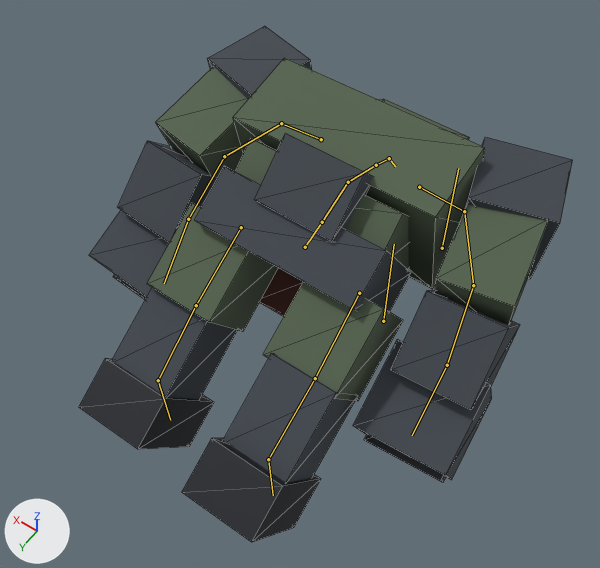
An edit to the glTF model assets/characters/siege_breaker/output/model.glb, drawn before and after from the same camera.
The view is the same before and after, from a camera (50 mm lens) standing at (-1.54, 3.19, 4.9) and looking at (-0.01, 1.06, 1.55). Every picture has the same lights, and +X, +Y and +Z are marked at lower left. The first picture is the older version. Both versions are drawn at frame 27 of the action 'death'; the numbers are the values there. The bones that bend it are drawn over the model as lines. Mesh edges are drawn as thin lines.

Names of what the first picture shows: 'Body'.
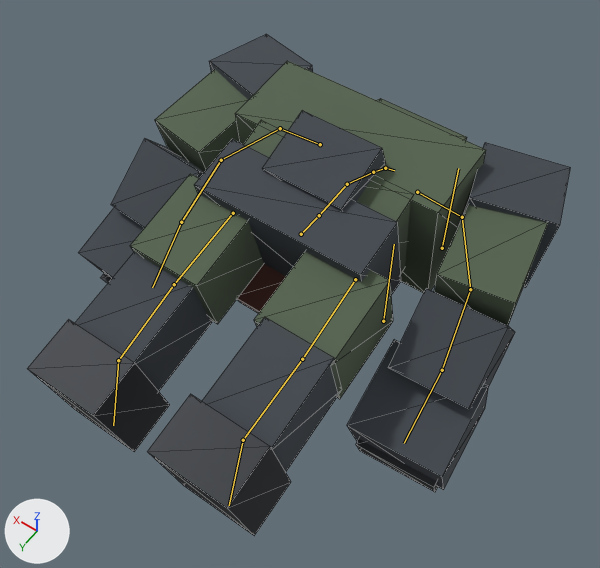
What differs and where, as boxes (x1, y1, x2, y2) in the pictures (600 x 568 px):
```json
{"object": "Body", "change": "posed", "before": [79, 26, 573, 542], "after": [27, 34, 571, 536], "on screen": "10% wider"}
{"bone": "Hips", "before": "(305, 247) to (322, 222)", "after": "(301, 234) to (319, 215)"}
{"bone": "Chest", "before": "(348, 182) to (376, 165)", "after": "(347, 184) to (373, 172)"}
{"bone": "Head", "before": "(389, 158) to (395, 166)", "after": "(385, 168) to (394, 170)"}
```

Scene script edits in JSON lines:
```json
{"block": "bone_hips", "where": "bone_hips = bpy.data.objects['siege_breaker_Armature'].pose.bones['Hips']  # child of 'Root'"}
{"op": "set", "path": "bone_hips.location", "old": "(0.0, 0.244, -1.092)", "new": "(0.0, 0.359, -1.161)"}
{"op": "set", "path": "bone_hips.rotation_quaternion", "old": "(0.881, 0.474, 0.0, 0.0)", "new": "(0.784, 0.621, 0.0, 0.0)", "note": "degrees (57, 0, 0) -> degrees (77, 0, 0)"}
{"block": "bone_chest", "where": "bone_chest = bpy.data.objects['siege_breaker_Armature'].pose.bones['Chest']  # child of 'Spine'"}
{"op": "set", "path": "bone_chest.rotation_quaternion", "old": "(0.957, 0.291, 0.0, 0.0)", "new": "(0.986, 0.168, 0.0, 0.0)", "note": "degrees (34, 0, 0) -> degrees (19, 0, 0)"}
{"block": "bone_head", "where": "bone_head = bpy.data.objects['siege_breaker_Armature'].pose.bones['Head']  # child of 'Neck'"}
{"op": "set", "path": "bone_head.rotation_quaternion", "old": "(0.944, 0.33, 0.0, 0.0)", "new": "(0.983, 0.185, 0.0, 0.0)", "note": "degrees (39, 0, 0) -> degrees (21, 0, 0)"}
```
